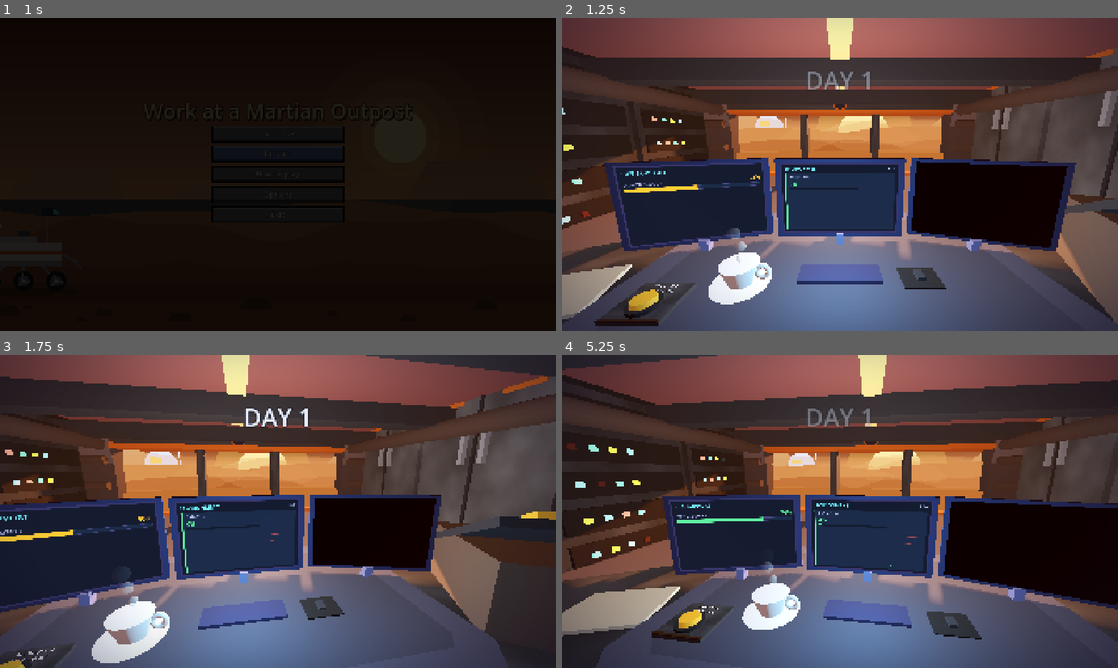
Above: before the commit, frames 1-4 (two rows, left to right).
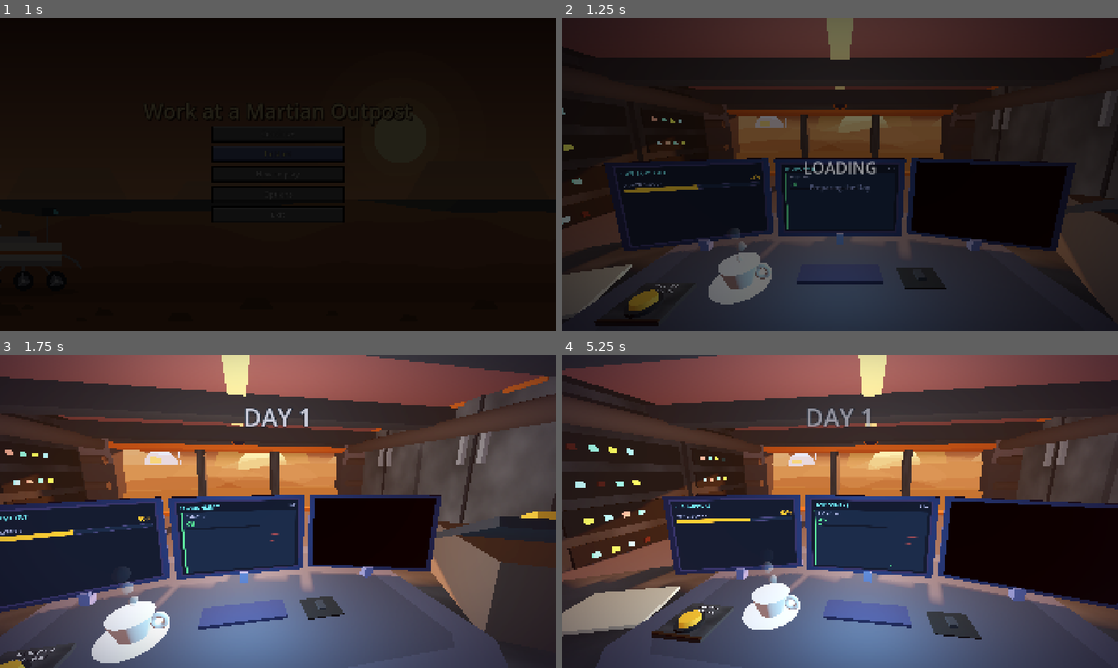
Above: after the commit, the same moments.

Repository: PolarLordStar/junior-astruonaut-mission-trainer
Game: Godot game, scene res://main_menu.tscn
Two runs of this game, one before a commit and one after it. Both use one fixed random seed, a clock stepped at 60 frames per second and the inputs below. Sound files missing from this copy of the repository are replaced by a short silence.
Inputs (mouse positions are in pixels of both pictures, inside the frame that each line leads up to):
- Up to frame 1 (1 s): click "Restart" at 0.5 s
- Up to frame 2 (1.25 s): no input
- Up to frame 3 (1.75 s): move the mouse to (400, 495) at 1.27 s; click (400, 495) at 1.42 s
- Up to frame 4 (5.25 s): move the mouse to (728, 527) at 2.02 s; click (728, 527) at 2.17 s; move the mouse to (895, 442) at 2.77 s; click (895, 442) at 2.92 s; move the mouse to (812, 574) at 3.52 s; click (812, 574) at 3.67 s; move the mouse to (1006, 558) at 4.27 s; click (1006, 558) at 4.42 s; move the mouse to (673, 464) at 5.02 s; click (673, 464) at 5.17 s

Frame 1 is identical in both runs. In frame 2, 88% of the frame differs, in the area x 0-100%, y 0-100%; in frame 3, 0.2%; in frame 4, 0.4%.

Commit message:
added loading screen to replace delay

Diff:
--- a/main/game/game.gd
+++ b/main/game/game.gd
@@ -10,6 +10,7 @@
 @onready var _env_screen: EnvironmentScreen = $ControlRoom/EnvironmentViewport/EnvironmentScreen
 @onready var storm_system: StormSystem = $ControlRoom/StormSystem
 @onready var _room = $ControlRoom
+var loading_screen := LoadingScreen.new()
 
 var day_number: int = save_script.load_day()
 var date
@@ -50,12 +51,14 @@
 	# Other
 	$Timers/DayTimer.start()
 	$Timers/TickUpdateTimer.start()
+	await loading_screen.hide_loading()
+	day_counter.show_day(day_number)
 
 
 # START OR NEXT DAY FUNCTIONS
 func start() -> void:
+	loading_screen.show_loading()
 	setup()
-	day_counter.show_day(day_number)
 func _on_day_end() -> void:
 	$Timers/DayTimer.stop()
 	$Timers/TickUpdateTimer.stop()
@@ -73,6 +76,8 @@
 	get_tree().change_scene_to_file("res://main_menu.tscn")
 
 func _ready() -> void:
+	add_child(loading_screen)
+	day_transition.continue_pressed.connect(_on_transition_continue)
 	day_transition.continue_pressed.connect(_on_transition_continue)
 	day_transition.main_menu_pressed.connect(_on_transition_main_menu)
 	_status_screen.show_power()
@@ -127,6 +132,7 @@
 	# 1. Move the event from events_to_occur to events_occurring
 	components_scene.events_to_occur.erase(event_dict)
 	components_scene.events_occurring[event_dict] = duration
+	components_scene.update_occurring_flags()
 	update_event_visuals()
 	print("Event started: ", event_dict, " | Ends in: ", duration, "s")
 
@@ -148,6 +154,7 @@
 func _on_event_duration_timeout(event_dict: Dictionary, end_timer: Timer) -> void:
 	# Remove the expired event from events_occurring
 	components_scene.events_occurring.erase(event_dict)
+	components_scene.update_occurring_flags()
 	update_event_visuals()
 	print("Event ended: ", event_dict)
 
--- /dev/null
+++ b/main/game/ui/loading_screen.gd
@@ -0,0 +1,90 @@
+class_name LoadingScreen
+extends CanvasLayer
+## Full-screen "LOADING" overlay. Built entirely from code, so there is no scene file to set up.
+## game.gd creates one in _ready() and uses it like this:
+##     loading_screen.show_loading()        # when start() begins
+##     await loading_screen.hide_loading()  # at the end of setup() (fades out, then it is gone)
+## It sits above the day counter (layer 10) and the day transition screen (layer 20), blocks
+## mouse clicks while it is showing, and keeps working even if the game is paused.
+
+const FADE_TIME := 0.3
+const BG_COLOR := Color("000000ff")
+const TITLE_COLOR := Color("ffffffff")
+const SUB_COLOR := Color("8c94c8")
+
+var _root: Control
+var _title: Label
+var _tween: Tween
+var _dots_timer := 0.0
+
+
+func _init() -> void:
+	layer = 100
+	process_mode = Node.PROCESS_MODE_ALWAYS
+
+
+func _ready() -> void:
+	_root = Control.new()
+	_root.mouse_filter = Control.MOUSE_FILTER_STOP   # no clicks reach the game underneath
+	add_child(_root)
+	_root.set_anchors_and_offsets_preset(Control.PRESET_FULL_RECT)
+
+	var bg := ColorRect.new()
+	bg.color = BG_COLOR
+	_root.add_child(bg)
+	bg.set_anchors_and_offsets_preset(Control.PRESET_FULL_RECT)
+
+	var center := CenterContainer.new()
+	_root.add_child(center)
+	center.set_anchors_and_offsets_preset(Control.PRESET_FULL_RECT)
+
+	var box := VBoxContainer.new()
+	box.add_theme_constant_override("separation", 12)
+	center.add_child(box)
+
+	_title = Label.new()
+	_title.text = "LOADING"
+	_title.horizontal_alignment = HORIZONTAL_ALIGNMENT_CENTER
+	_title.custom_minimum_size = Vector2(460, 0)
+	_title.add_theme_font_size_override("font_size", 56)
+	_title.add_theme_color_override("font_color", TITLE_COLOR)
+	box.add_child(_title)
+
+	var sub := Label.new()
+	sub.text = "Preparing the Day"
+	sub.horizontal_alignment = HORIZONTAL_ALIGNMENT_CENTER
+	sub.add_theme_font_size_override("font_size", 24)
+	sub.add_theme_color_override("font_color", SUB_COLOR)
+	box.add_child(sub)
+
+	visible = false
+	set_process(false)
+
+
+func _process(delta: float) -> void:
+	# "LOADING", "LOADING.", "LOADING..", "LOADING..." (the label has a fixed width, so the box does not jump)
+	_dots_timer += delta * 3.0
+	_title.text = "LOADING" + ".".repeat(int(_dots_timer) % 4)
+
+
+## Shows the screen straight away (no fade in, so nothing is visible before it).
+func show_loading() -> void:
+	if _tween != null:
+		_tween.kill()
+	_root.modulate.a = 1.0
+	_dots_timer = 0.0
+	visible = true
+	set_process(true)
+
+
+## Fades the screen out and then hides it. Use "await" if you need to wait until it is gone.
+func hide_loading() -> void:
+	if not visible:
+		return
+	if _tween != null:
+		_tween.kill()
+	_tween = create_tween()
+	_tween.tween_property(_root, "modulate:a", 0.0, FADE_TIME)
+	await _tween.finished
+	visible = false
+	set_process(false)
--- a/main/libraries/preset_values.gd
+++ b/main/libraries/preset_values.gd
@@ -15,7 +15,7 @@
 const MIN_TIME_GAP: float = 8.0
 
 
-# COMPONENTS
+# ====================================== DEFAULT COMPONENTS
 const MAX_RADIATION: int = 100
 const RADIATION: int = 0
 const MAX_POWER: int = 100
@@ -27,17 +27,15 @@
 const MAX_SOLAR_PANELS: int = 6
 const SOLAR_PANELS: int = 6
 
-const RADIATION_GCR_INCREASE: int = 1
-const CRITICAL_RADIATION: int = 90 # decreases health above or equal
-const CRITICAL_OXYGEN: int = 10 # decreases health below
-const TOXIC_PERCH_DUST_INCREASE: int = 1
-const CRITICAL_TOXIC_PERCH: int = 90 # decreases health above or equal
-const MEDIUM_TOXIC_PERCH: int = 50 # decreases above or equal
-const OXYGEN_TP_DECREASE: int = 1 # decreases when toxic perch is above or equal medium
-const POWER_1SP_INCREASE: int = 1
+# ====================================== CHANGING COMPONENTS
+const POWER_1SP_INCREASE: float = 0.5 # power increase for 1 solar panel
+const RADIATION_SHIELDING_POWER_DECREASE: int = 5
+const AIR_FILTERING_POWER_DECREASE: int = 5
+
 const SLOW_STORM_SP_DAMAGE_CHANCE: float = 0.025
 const FAST_STORM_SP_DAMAGE_CHANCE: float = 0.05
-const TOXIC_PERCH_STORM_INCREASE: int = 2
+
+const RADIATION_GCR_INCREASE: int = 1
 const RADIATION_SOLAR_EVENT_INCREASES := {
 	"Tiny Sun Flash": 2,
 	"Small Sun Flash": 3,
@@ -46,13 +44,17 @@
 	"Solar Cloud Incoming": 3,
 	"Radiation Storm": 6,
 }
+const CRITICAL_RADIATION: int = 90 # decreases health above or equal
+const RADIATION_DAMAGE_HEALTH: int = 5
 const RADIATION_SHIELDING_RADIATION_DECREASE: int = 3
-const RADIATION_SHIELDING_POWER_DECREASE: int = 5
+
+const OXYGEN_TP_DECREASE: int = 1 # decreases when toxic perch is above or equal medium
+const CRITICAL_OXYGEN: int = 10 # decreases health below
+const LOW_OXYGEN_DAMAGE_HEALTH: int = 5
+
+const MEDIUM_TOXIC_PERCH: int = 50 # decreases above or equal
+const TOXIC_PERCH_DUST_INCREASE: int = 1
+const TOXIC_PERCH_STORM_INCREASE: int = 2
+const CRITICAL_TOXIC_PERCH: int = 90 # decreases health above or equal
+const TP_DAMAGE_HEALTH: int = 5
 const AIR_FILTERING_TP_DECREASE: int = 3
-const AIR_FILTERING_POWER_DECREASE: int = 5
-
-const RADIATION_DAMAGE_HEALTH: int = 5
-const LOW_OXYGEN_DAMAGE_HEALTH: int = 5
-const TP_DAMAGE_HEALTH: int = 5
-
-# COMPONENTS
Not shown, added: main/game/ui/loading_screen.gd.uid
